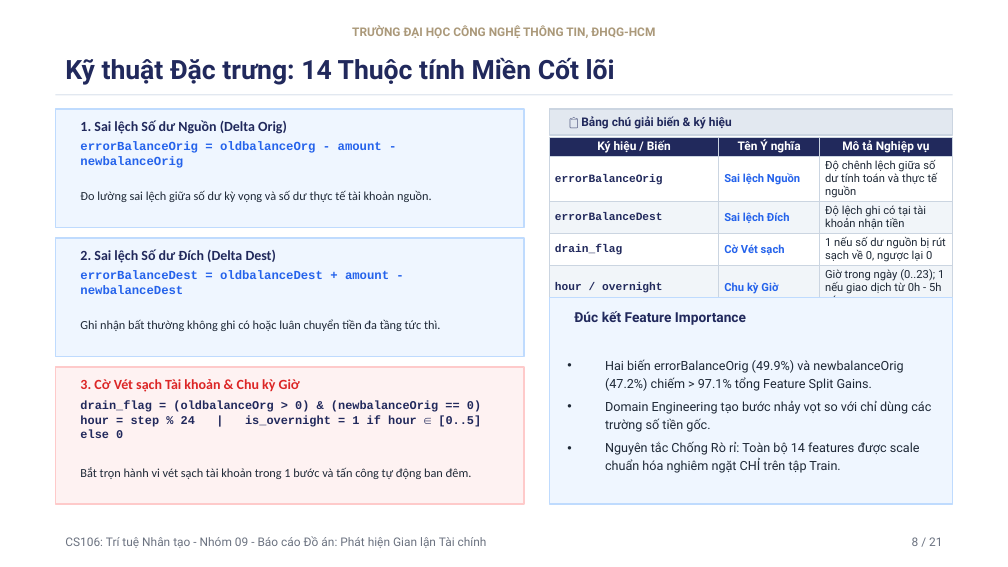
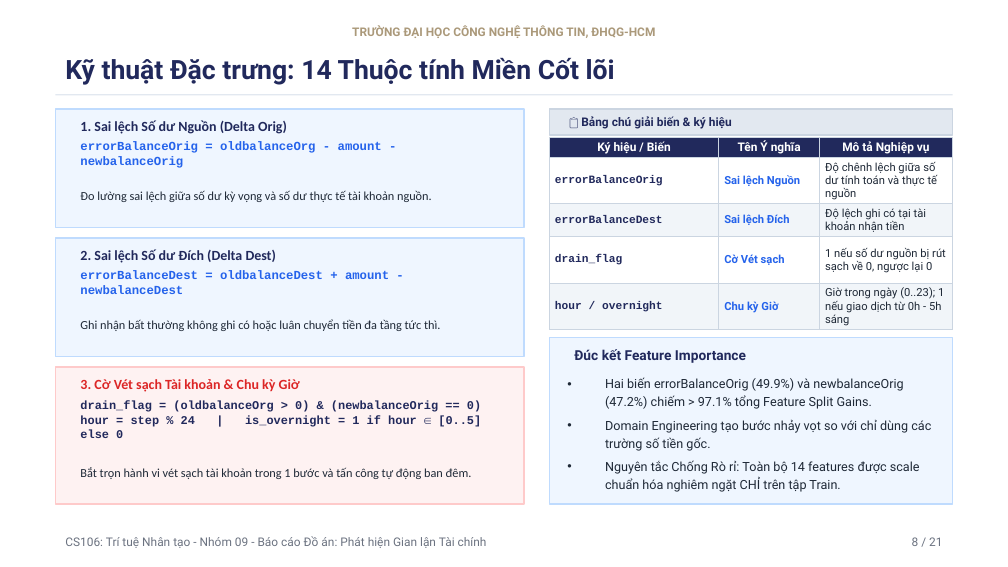
Before and after one commit to uit-25730067-chithanh/CS106-Team09-Fraud-Detection, a slide deck: slide 8 of draft/fraud-detection/slide/[Nhom9]_Slide_FraudDetection_Academic_VN.pptx. Drawn at 1008x567 pixels with LibreOffice and Linux fonts; fonts in the diff are those of the drawing. Boxes give left, top, right and bottom in pixels: in the first picture for what was removed or moved away, otherwise in the second. Text is boxed around its words. In the diff, an @@ line names an element or a change of style, - is before the commit and + after.

```diff
--- a/draft/fraud-detection/slide/[Nhom9]_Slide_FraudDetection_Academic_VN.pptx
+++ b/draft/fraud-detection/slide/[Nhom9]_Slide_FraudDetection_Academic_VN.pptx
@@ table: place and size @@
-table at box(549, 137, 953, 302)
+table at box(549, 137, 953, 330)
@@ rectangle: place and size @@
-rectangle at box(549, 297, 953, 504)
+rectangle at box(549, 338, 953, 504)
@@ text "Đúc kết Feature Importance": place and size @@
-text "Đúc kết Feature Importance" at box(574, 311, 746, 325)
+text "Đúc kết Feature Importance" at box(574, 349, 746, 363)
@@ text "Hai biến errorBalanceOrig (49.9%) và ...": place and size @@
-text "Hai biến errorBalanceOrig (49.9%) và ..." at box(605, 359, 931, 473)
+text "Hai biến errorBalanceOrig (49.9%) và ..." at box(605, 377, 931, 492)
```
Also in this commit, not shown: 9 other slides changed, 1 other file.
